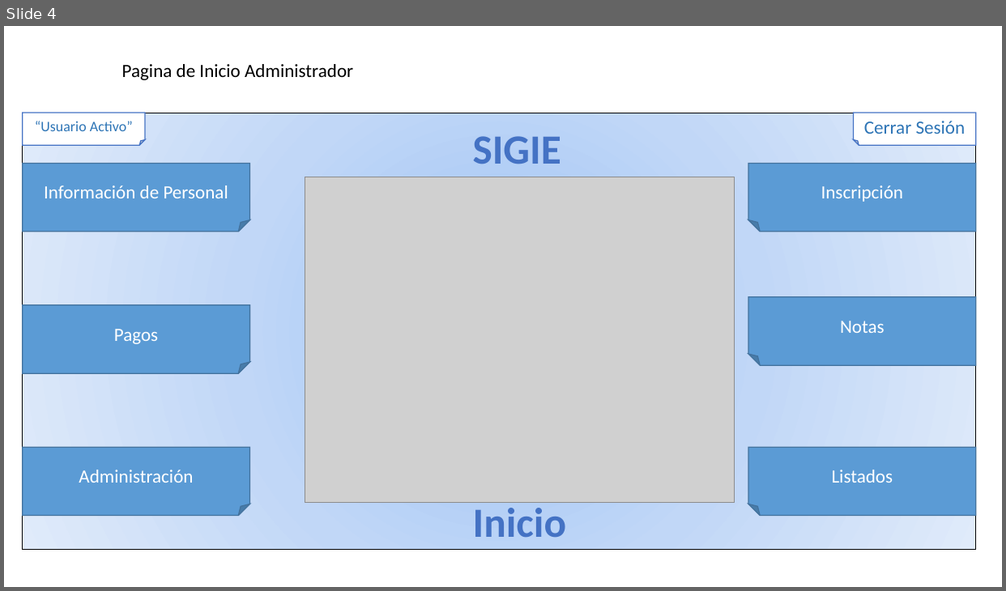
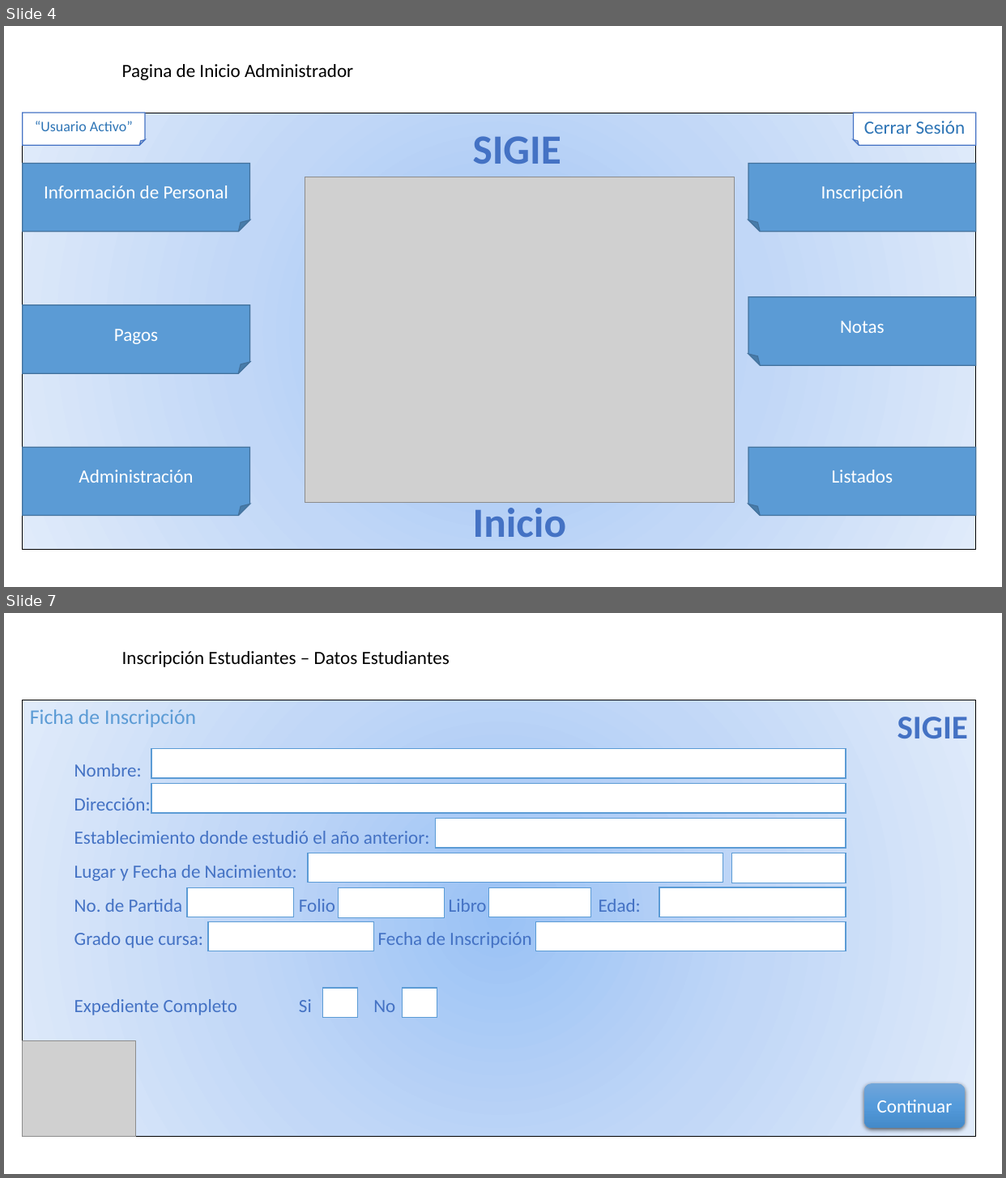
Before and after one commit to rmansilla8/SIGIE, a slide deck: Documentacion/MapaDeNavegacion.pptx. Shown one above the other, each under a label of ours: slide 4 before the commit, slides 4 and 7 after it; the slides between them are not shown. The pictures are 1006x591 and 1006x1178 pixels, drawn with LibreOffice and Linux fonts; fonts in the diff are those of the drawing; grey boxes stand for pictures. Boxes give left, top, right and bottom in pixels: in the first picture for what was removed or moved away, otherwise in the second. Text is boxed around its words. In the diff, an @@ line names an element or a change of style, - is before the commit and + after.

```diff
--- a/Documentacion/MapaDeNavegacion.pptx
+++ b/Documentacion/MapaDeNavegacion.pptx
@@ slide 7 added at bbox=[4, 613, 1002, 1174], background #FFFFFF @@
@@ text added at bbox=[122, 651, 450, 667], 18 pt, text #000000 @@
+Inscripción Estudiantes – Datos Estudiantes
@@ rectangle added at bbox=[23, 700, 977, 1137], fill gradient #9AC3F5 to #C2D8F8 to #E1EBFB, outline #000000 0.75 pt @@
@@ text added at bbox=[30, 709, 196, 727], 20 pt, text #5B9BD5 @@
+Ficha de Inscripción
@@ text added at bbox=[897, 717, 968, 739], 32 pt, text #4472C4, bold @@
+SIGIE
@@ rectangle added at bbox=[151, 749, 846, 778], fill #FFFFFF, outline #5B9BD5 1 pt @@
@@ text added at bbox=[74, 764, 532, 1012], 18 pt, text #4472C4 @@
+Nombre:
+Dirección:
+Establecimiento donde estudió el año anterior:
+Lugar y Fecha de Nacimiento:
+No. de Partida Folio Libro Edad:
+Grado que cursa: Fecha de Inscripción
+Expediente Completo Si No
@@ rectangle added at bbox=[151, 784, 846, 813], fill #FFFFFF, outline #5B9BD5 1 pt @@
@@ rectangle added at bbox=[435, 818, 846, 847], fill #FFFFFF, outline #5B9BD5 1 pt @@
@@ rectangle added at bbox=[308, 854, 723, 883], fill #FFFFFF, outline #5B9BD5 1 pt @@
@@ rectangle added at bbox=[731, 854, 846, 883], fill #FFFFFF, outline #5B9BD5 1 pt @@
@@ rectangle added at bbox=[187, 888, 294, 917], fill #FFFFFF, outline #5B9BD5 1 pt @@
@@ rectangle added at bbox=[338, 888, 444, 918], fill #FFFFFF, outline #5B9BD5 1 pt @@
@@ rectangle added at bbox=[489, 888, 591, 917], fill #FFFFFF, outline #5B9BD5 1 pt @@
@@ rectangle added at bbox=[660, 888, 846, 917], fill #FFFFFF, outline #5B9BD5 1 pt @@
@@ rectangle added at bbox=[208, 922, 374, 952], fill #FFFFFF, outline #5B9BD5 1 pt @@
@@ rectangle added at bbox=[535, 922, 846, 952], fill #FFFFFF, outline #5B9BD5 1 pt @@
@@ rectangle added at bbox=[323, 988, 357, 1017], fill #FFFFFF, outline #5B9BD5 1 pt @@
@@ rectangle added at bbox=[403, 988, 437, 1017], fill #FFFFFF, outline #5B9BD5 1 pt @@
@@ picture added at bbox=[23, 1041, 137, 1137] @@
@@ rounded rectangle added at bbox=[864, 1084, 965, 1128], fill gradient #71A6DB to #559BDB to #448ACA, 18 pt, text #FFFFFF @@
+Continuar
```
Also in this commit, not shown: 1 slide changed, 6 other slides added, 6 other files.
